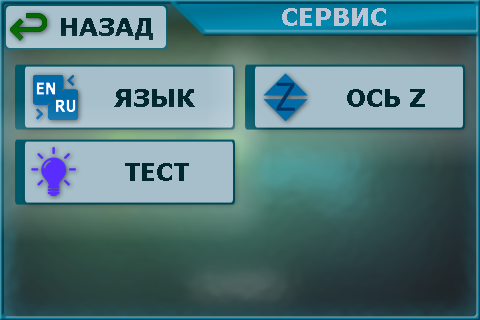
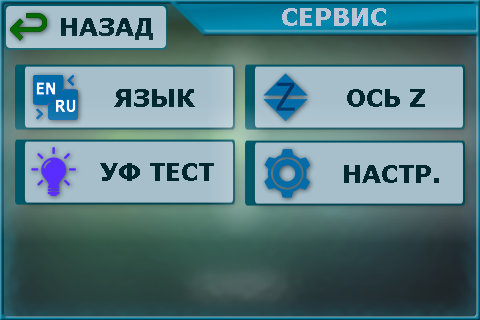
Two versions of the same layered image (480x320). Layer-by-layer changes:
added layer "Settings icon" above "НАСТР." over 264, 149, 310, 198
added layer "НАСТР." above "Settings" over 344, 165, 439, 183
added layer "Settings" (1st of 2) above "Settings" over 254, 142, 464, 204
added layer "Settings" (2nd of 2) above "Light icon" over 245, 140, 465, 206
renamed "ТЕСТ" to "УФ ТЕСТ", painted on it over 100, 163, 214, 181
